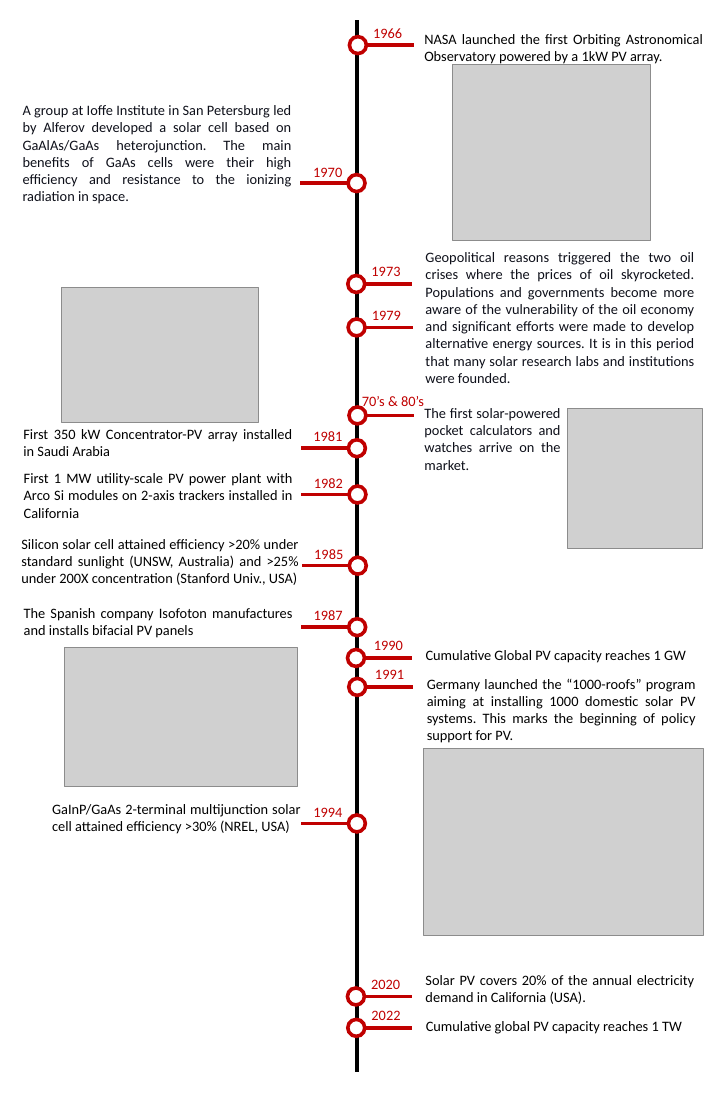
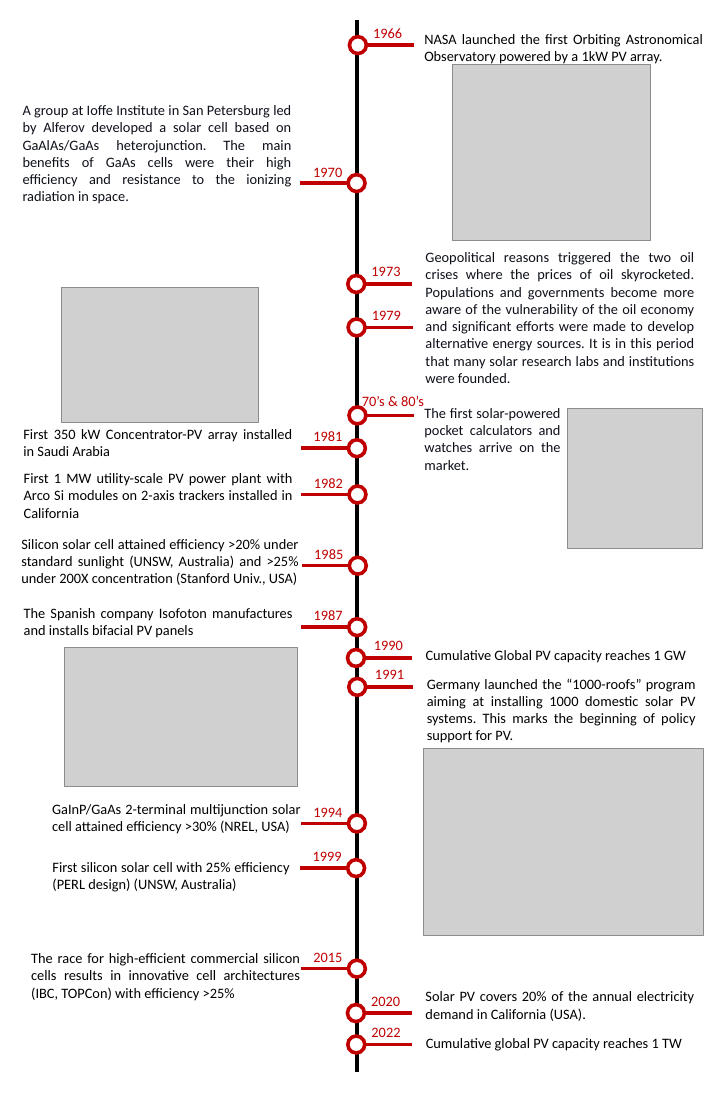
Before and after one commit to martavp/pv-textbook, a slide deck: slide 2 of Figures/Chapter_01/drawings/Fig_PV_history.pptx. Drawn at 713x1120 pixels with LibreOffice and Linux fonts; fonts in the diff are those of the drawing; grey boxes stand for pictures; background and template pictures are left out. Boxes give left, top, right and bottom in pixels: in the first picture for what was removed or moved away, otherwise in the second. Text is boxed around its words. In the diff, an @@ line names an element or a change of style, - is before the commit and + after.

Commit message:
update figure with PV history

```diff
--- a/Figures/Chapter_01/drawings/Fig_PV_history.pptx
+++ b/Figures/Chapter_01/drawings/Fig_PV_history.pptx
@@ group added at bbox=[31, 851, 366, 1001]: 4 texts, 2 ellipses, 2 lines @@
+1999
+2015
+First silicon solar cell with 25% efficiency (PERL design) (UNSW, Australia)
+The race for high-efficient commercial silicon cells results in innovative cell architectures (IBC, TOPCon) with efficiency >25%
@@ text "Solar PV covers 20% of ...": place and size @@
-text "Solar PV covers 20% of ..." at bbox=[425, 975, 694, 1004]
+text "Solar PV covers 20% of ..." at bbox=[425, 991, 694, 1021]
@@ 3 texts, 2 ellipses, 2 lines: place and size @@
-3 texts, 2 ellipses, 2 lines at bbox=[347, 979, 682, 1036]
+3 texts, 2 ellipses, 2 lines at bbox=[347, 996, 682, 1054]
```
